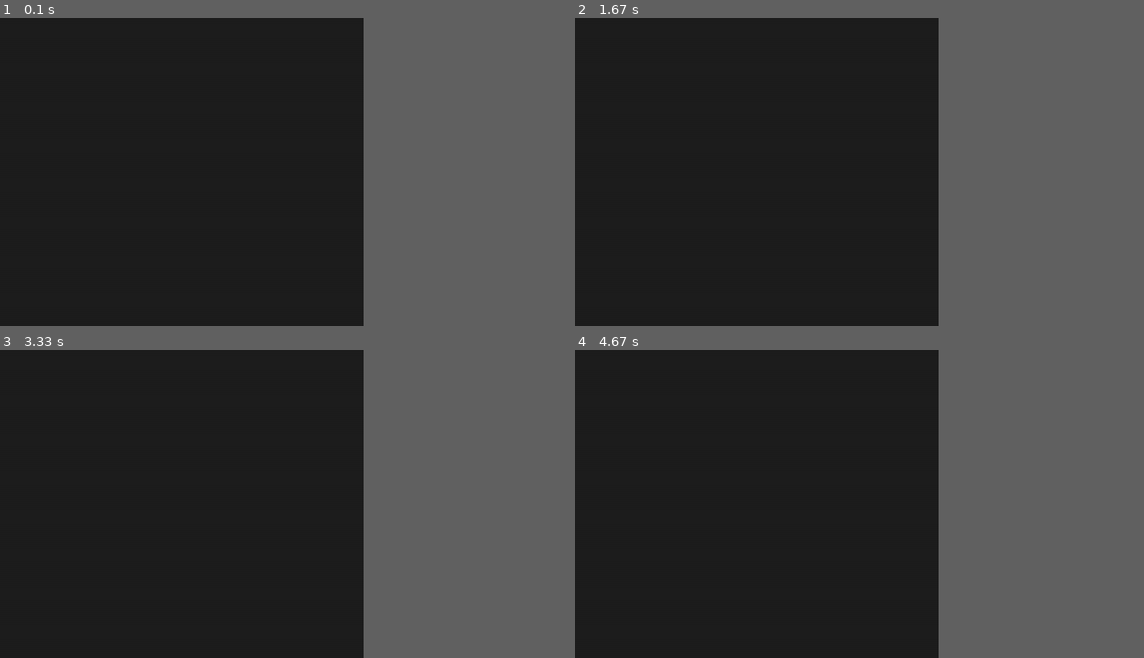
Above: before the commit, frames 1-4 (two rows, left to right).
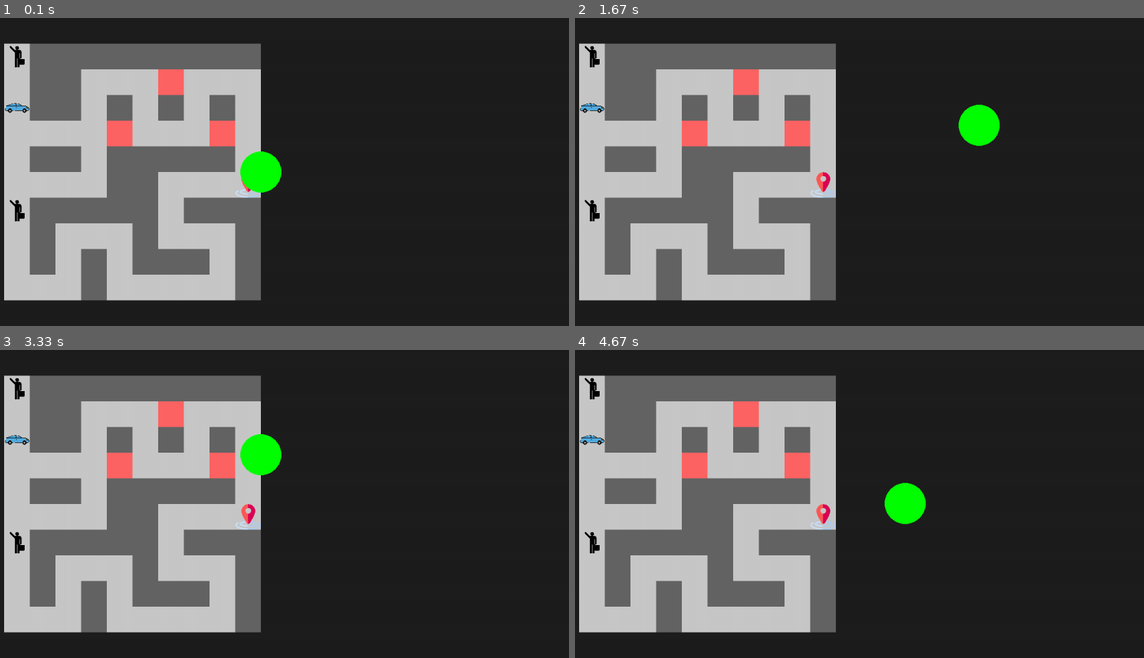
Above: after the commit, the same moments.

Repository: ssxm11/RobOTaxi
Game: pygame game, started from main.py
Two runs of this game, one before a commit and one after it. Both use one fixed random seed, a clock stepped at 60 frames per second and the inputs below.
Inputs:
- Up to frame 1 (0.1 s): no input
- Up to frame 2 (1.67 s): hold D 0.33-0.8 s; hold W 0.83-1.13 s; hold D 1.17-1.63 s
- Up to frame 3 (3.33 s): hold A 1.67-2.2 s; hold S 2.23-2.53 s; hold A 2.57-2.97 s; hold W from 3 s (still down)
- Up to frame 4 (4.67 s): release W at 3.37 s; hold D 3.4-4.03 s; hold S 4.07-4.43 s; hold A from 4.47 s (still down)
In our replay, the window is 600x450 before the commit and 900x450 after it. These sizes can differ from the game's own. Grey fills any space a smaller window leaves; there, only what the larger window draws over its background counts as a difference.

The runs differ from the first frame. In frame 1, 38% of the frame differs, in the area x 0-50%, y 8-92%; in frame 2, 38%, in the area x 0-75%, y 8-92%; in frame 3, 38%; in frame 4, 38%.

Commit message:
map printed. - logic, movement and log display missing

Diff:
--- a/main.py
+++ b/main.py
@@ -1,11 +1,33 @@
 import pygame
+import os
 
 pygame.init()
 
-screen = pygame.display.set_mode((800, 600))
+screen = pygame.display.set_mode((1200, 600))
+clock = pygame.time.Clock()
 pygame.display.set_caption("RobOTaxi")
+dt = 0
+TAM = 50
+matriz = []
+taxi = pygame.image.load(os.path.join('img', 'car.png')).convert_alpha()
+taxi = pygame.transform.scale(taxi, (50, 50))
 
+pasajero = pygame.image.load(os.path.join('img', 'pasajero.png')).convert_alpha()
+pasajero = pygame.transform.scale(pasajero, (50, 50))
+
+destino = pygame.image.load(os.path.join('img', 'ubicacion.png')).convert_alpha()
+destino = pygame.transform.scale(destino, (50, 50))
+
+with open("tests/Prueba1.txt", "r") as archivo:
+    for linea in archivo:
+        fila = linea.strip().split()
+        fila = [int(x) for x in fila]
+        matriz.append(fila)
+
+    print(matriz)
 running = True
+
+taxi_pos = pygame.Vector2(screen.get_width() / 2, screen.get_height() / 2)
 
 while running:
     for event in pygame.event.get():
@@ -13,6 +35,62 @@
             running = False
 
     screen.fill((30, 30, 30))
+
+
+    OFFSET_X = 100
+    OFFSET_Y = 50
+
+    for y in range(len(matriz)):
+        for x in range(len(matriz[y])):
+
+            valor = matriz[y][x]
+            pos_x = x * TAM + OFFSET_X
+            pos_y = y * TAM + OFFSET_Y
+
+            rect = pygame.Rect(pos_x, pos_y, TAM, TAM)
+
+            if valor == 1:
+                # Muro - gris oscuro
+                pygame.draw.rect(screen, (100, 100, 100), rect)
+
+            elif valor == 0:
+                # Camino libre - gris claro
+                pygame.draw.rect(screen, (200, 200, 200), rect)
+
+            elif valor == 3:
+                # Ubicación especial - rojo
+                pygame.draw.rect(screen, (255, 100, 100), rect)
+
+            elif valor == 4:
+                # Pasajero
+                pygame.draw.rect(screen, (200, 200, 200), rect)
+                screen.blit(pasajero, (pos_x, pos_y))
+
+            elif valor == 5:
+                # Destino
+                pygame.draw.rect(screen, (200, 200, 200), rect)
+                screen.blit(destino, (pos_x, pos_y))
+
+            elif valor == 2:
+                # Taxi - pintar en coordenadas correctas
+                pygame.draw.rect(screen, (200, 200, 200), rect)
+                screen.blit(taxi, (pos_x, pos_y))
+
+    pygame.draw.circle(screen, "green", taxi_pos, 40)
+
+    keys= pygame.key.get_pressed()
+    if keys[pygame.K_w]:
+        taxi_pos.y -= 300 * dt
+    if keys[pygame.K_s]:
+        taxi_pos.y += 300 * dt
+    if keys[pygame.K_a]:
+        taxi_pos.x -= 300 * dt
+    if keys[pygame.K_d]:
+        taxi_pos.x += 300 * dt
+
+
+
     pygame.display.update()
 
+    dt = clock.tick(60) / 1000
 pygame.quit()
--- /dev/null
+++ b/tests/Prueba1.txt
@@ -0,0 +1,10 @@
+4 1 1 1 1 1 1 1 1 1
+0 1 1 0 0 0 3 0 0 0
+2 1 1 0 1 0 1 0 1 0
+0 0 0 0 3 0 0 0 3 0
+0 1 1 0 1 1 1 1 1 0
+0 0 0 0 1 1 0 0 0 5
+4 1 1 1 1 1 0 1 1 1
+0 1 0 0 0 1 0 0 0 1
+0 1 0 1 0 1 1 1 0 1
+0 0 0 1 0 0 0 0 0 1
Binary file added: img/car.png
Binary file added: img/pasajero.png
Binary file added: img/ubicacion.png
